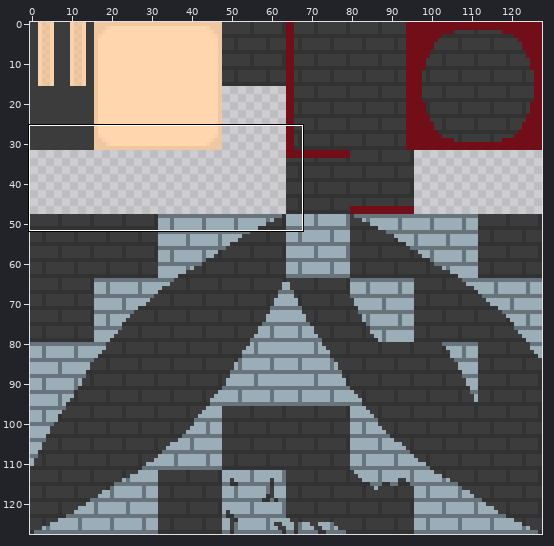
Two versions of one pixel-art file, Assets/aesprite/tilemap.aseprite. Above, an overview of the earlier version with the close-up marked.
Close-up. As it was:
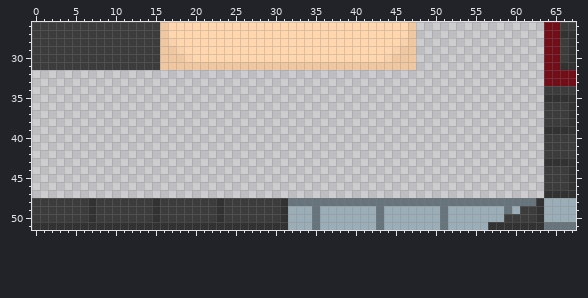
128x128 pixels, 1 frame. Colours within 5 levels of each other are drawn and written as one. Shown: x 0..67, y 26..51.
The same view after the edit:
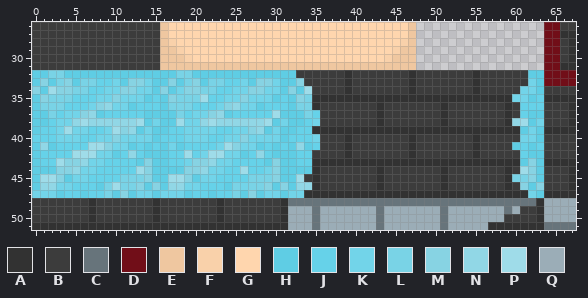
Palette (. is transparent): A #323232  B #3c3c3c  C #67747b  D #710e18  E #efc7a0  F #f9d1aa  G #ffd6ae  H #5fcde4  J #66d2e9  K #72d4e9  L #79d3e6  M #87d3e3  N #91d7e6  P #9fdce9  Q #9badb7
Difference:
y 32: x 0..63 ................................................................ -> HHLLHHHHHHHHHHHHHHLLHHHHHHHHHHHHHBBBBBBABBBBBBBABBBBBBBABBBBBBHH
y 33: x 0..63 ................................................................ -> HMHLMHLLJJKHMMKHHMHLMHLLJJKHMMKHHMBBBBBABBBBBBBABBBBBBBABBBBBBKH
y 34: x 0..63 ................................................................ -> MHPMMLLJJKKMMKKHMHKMMLLJJKKMMKKHMHPBBBBABBBBBBBABBBBBBBABBBBBKKH
y 35: x 0..63 ................................................................ -> HMLLLJJJKKMKKKHJHMLLLPJJKKMKKKHJHMLAAAAAAAAAAAAAAAAAAAAAAAAAKKHJ
y 36: x 0..63 ................................................................ -> HLLLJJJKMNKKHJJJHLLLJJJKMNKKHJJJHLLABBBBBBBABBBBBBBABBBBBBBABJJJ
y 37: x 0..63 ................................................................ -> HHLJKKMNHJJJJJHHHHLJKKMNHJJJJJPHHHLJBBBBBBBABBBBBBBABBBBBBBABJHH
y 38: x 0..63 ................................................................ -> HHJKKNPNNNNNNPHKHHPKKNPNNNNNNPHKHHJKBBBBBBBABBBBBBBABBBBBBBANPHK
y 39: x 0..63 ................................................................ -> HJJKPKKJJKPMNHKHHJJKKKKJJKKMNHKHHJJAAAAAAAAAAAAAAAAAAAAAAAAAAHKH
y 40: x 0..63 ................................................................ -> JJJKKKJJKKMKKKKHJJJKKKJJKKMKKKKHJJJKBBBABBBBBBBABBBBBBBABBBBBKKH
y 41: x 0..63 ................................................................ -> HNHJJJJPPMKKHJHJHKHJJJJKPMKKHJHJHNHJBBBABBBBBBBABBBBBBBABBBBHJHJ
y 42: x 0..63 ................................................................ -> HJJJJPPPKKHJNJHHHJJPJKPPKKHJNJHHHJJBBBBABBBBBBBABBBBBBBABBBBBJHH
y 43: x 0..63 ................................................................ -> HJJPMMNKKJJJJHMHHJJKMMNKKJJJJHMHHJJAAAAAAAAAAAAAAAAAAAAAAAAAAHMH
y 44: x 0..63 ................................................................ -> HHHMMNKKJJJJJPMHHHHMMNKKJJPJJKMHHHHABBBBBBBABBBBBBBABBBBBBBABPMH
y 45: x 0..63 ................................................................ -> HPPMHKKJJJJLLLMHHPPMHKKJJJJLLLMHHPBABBBBBBBABBBBBBBABBBBBBBALLMH
y 46: x 0..63 ................................................................ -> HNNKKJJJHLPLLMHMHNNKKJJJHLKLLMHMHNNABBBBBBBABBBBBBBABBBBBBBABMHM
y 47: x 0..63 ................................................................ -> KKKHJJHJJLHMHKKHKKKHJJHJJLHMHKKHKKAAAAAAAAAAAAAAAAAAAAAAAAAAAAKH
